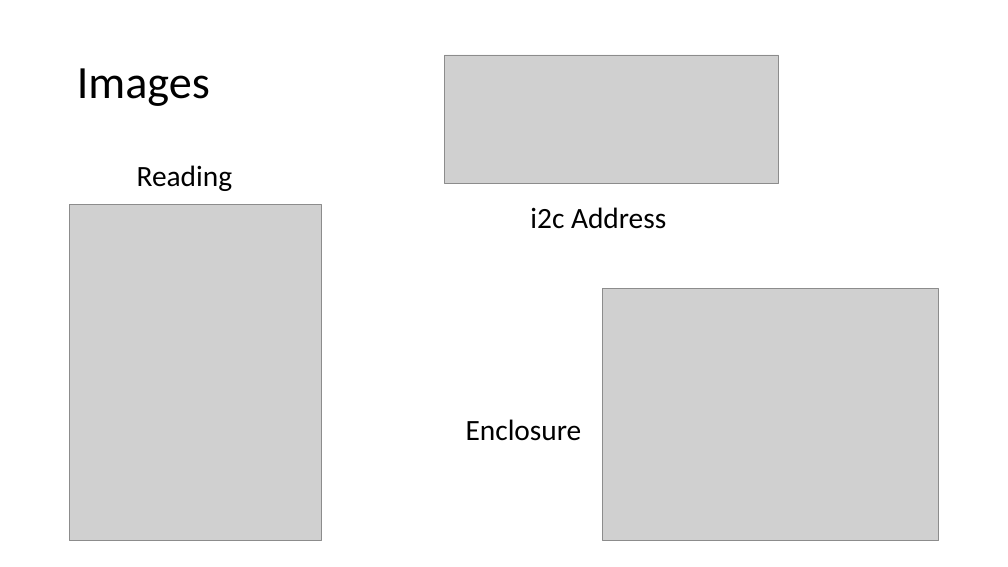
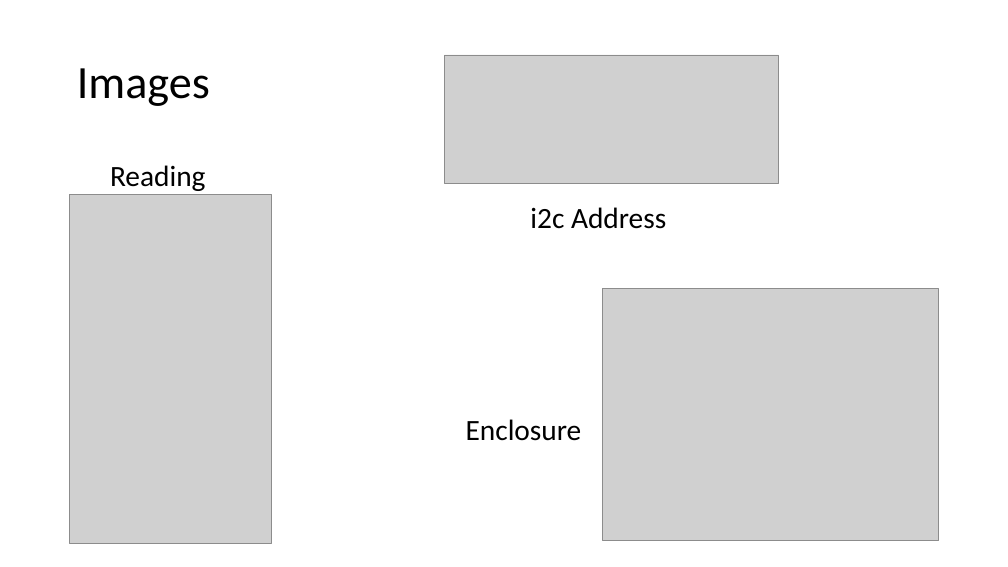
Before and after one commit to AldousMendoza/ObstructionSensor, a slide deck: slide 4 of ProjectDocumentation/Obstruction Sensor.pptx. Drawn at 1008x567 pixels with LibreOffice and Linux fonts; fonts in the diff are those of the drawing; grey boxes stand for pictures. Boxes give left, top, right and bottom in pixels: in the first picture for what was removed or moved away, otherwise in the second. Text is boxed around its words. In the diff, an @@ line names an element or a change of style, - is before the commit and + after.

```diff
--- a/ProjectDocumentation/Obstruction Sensor.pptx
+++ b/ProjectDocumentation/Obstruction Sensor.pptx
@@ text "Reading" rewrapped from (x1=137, y1=165, x2=666, y2=441) to (x1=110, y1=165, x2=666, y2=441) @@
@@ picture resized from (x1=70, y1=205, x2=321, y2=541) to (x1=70, y1=195, x2=272, y2=544) @@
```
